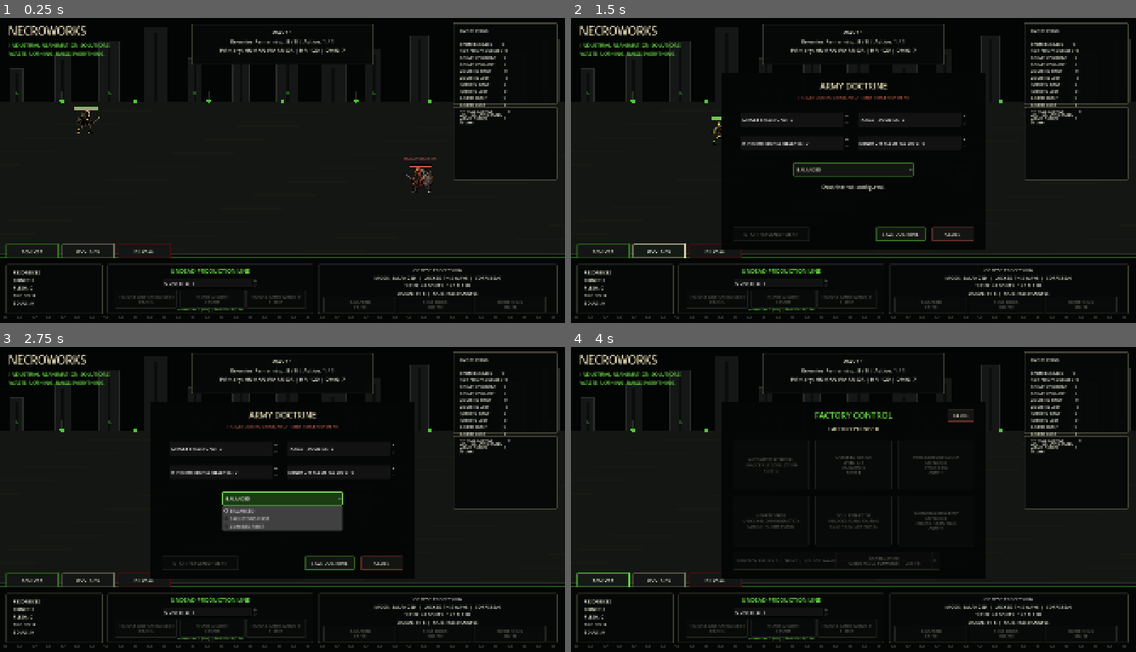
Above: before the commit, frames 1-4 (two rows, left to right).
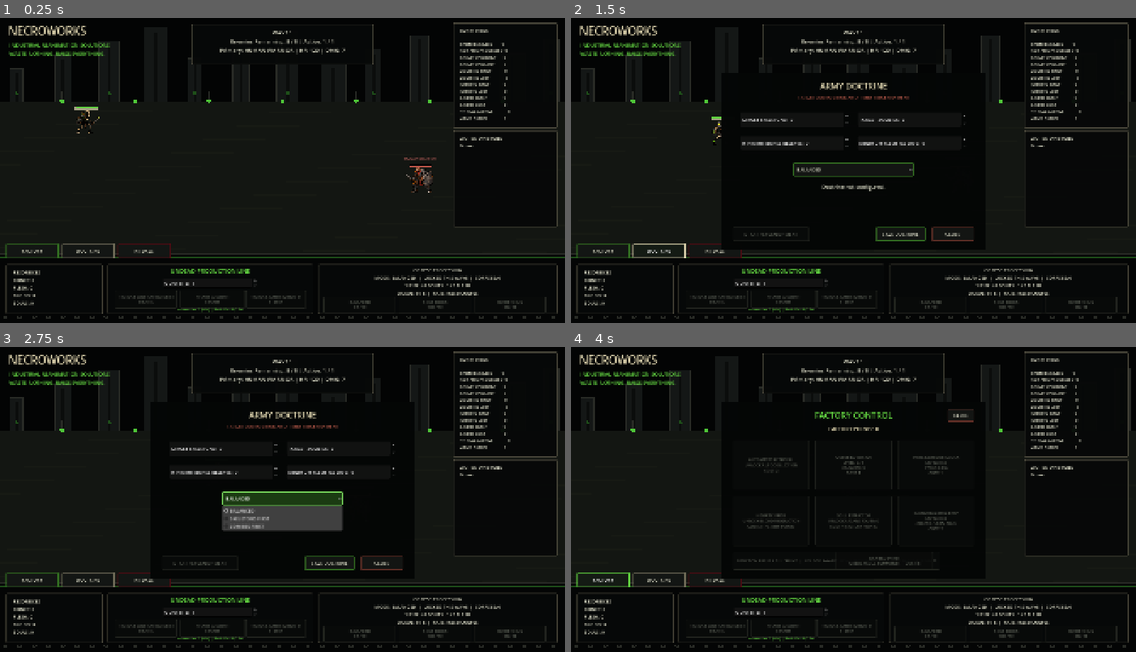
Above: after the commit, the same moments.

Repository: luizfelippe-dev/NecroWorks
Game: Godot game, scene res://main.tscn
Two runs of this game, one before a commit and one after it. Both use one fixed random seed, a clock stepped at 60 frames per second and the inputs below.
Inputs:
- Up to frame 1 (0.25 s): no input
- Up to frame 2 (1.5 s): click "FACTORY" at 0.5 s; click "DOCTRINE" at 1.25 s
- Up to frame 3 (2.75 s): click "BALANCED" at 2 s
- Up to frame 4 (4 s): click "RITUALS" at 2.75 s; click "FACTORY" at 3.5 s

The runs differ from the first frame. In frame 1, 0.7% of the frame differs, in the area x 80-99%, y 27-69%; in frame 2, 0.7%; in frame 3, 0.7%; in frame 4, 0.7%.

Commit message:
layout sinergy fix

Diff:
--- a/main.gd
+++ b/main.gd
@@ -7039,12 +7039,12 @@
 
 	synergy_label.position = Vector2(
 		1565.0,
-		320.0
+		400.0
 	)
 
 	synergy_label.size = Vector2(
 		305.0,
-		220.0
+		300.0
 	)
 
 	synergy_label.z_index = 100
@@ -7783,12 +7783,12 @@
 
 	create_hud_panel(
 		"MetricsPanel",
-		Rect2(1540.0, 18.0, 355.0, 280.0)
+		Rect2(1540.0, 18.0, 355.0, 360.0)
 	)
 
 	create_hud_panel(
 		"SynergyPanel",
-		Rect2(1540.0, 305.0, 355.0, 250.0)
+		Rect2(1540.0, 385.0, 355.0, 330.0)
 	)
 
 	resources_panel = create_hud_panel(
@@ -7835,7 +7835,7 @@
 	metrics_label = Label.new()
 	metrics_label.name = "MetricsLabel"
 	metrics_label.position = Vector2(1565.0, 35.0)
-	metrics_label.size = Vector2(305.0, 245.0)
+	metrics_label.size = Vector2(305.0, 325.0)
 	metrics_label.z_index = 100
 	metrics_label.add_theme_font_size_override("font_size", 14)
 	metrics_label.add_theme_color_override("font_color", UI_TEXT)
--- a/tests/visual/synergy_bounds_runner.gd
+++ b/tests/visual/synergy_bounds_runner.gd
@@ -23,7 +23,9 @@
 		game.SYNERGY_MEAT_SHIELD_PROTOCOL,
 		game.SYNERGY_CRIMSON_ASSEMBLY,
 		game.SYNERGY_PHANTOM_CONDUIT,
-		game.SYNERGY_DARK_REFINERY
+		game.SYNERGY_DARK_REFINERY,
+		game.SYNERGY_SOUL_FOUNDRY,
+		game.SYNERGY_OSSUARY_BALLISTICS
 	]
 	for synergy_id: String in synergy_ids:
 		game.active_synergies[synergy_id] = true
@@ -31,8 +33,23 @@
 	await process_frame
 
 
+	var metrics_panel: Control = game.get_node("MetricsPanel") as Control
 	var panel: Control = game.get_node("SynergyPanel") as Control
 	var label: Label = game.synergy_label
+	game.update_metrics_ui()
+	await process_frame
+	assert(
+		metrics_panel.position.y + metrics_panel.size.y
+		<= panel.position.y
+	)
+	assert(
+		game.metrics_label.size.y
+		>= game.metrics_label.get_combined_minimum_size().y
+	)
+	assert(
+		game.metrics_label.position.y + game.metrics_label.size.y
+		<= metrics_panel.position.y + metrics_panel.size.y
+	)
 	assert(label.get_line_count() == synergy_ids.size() + 1)
 	assert(label.size.y >= label.get_combined_minimum_size().y)
 	assert(label.position.y + label.size.y <= panel.position.y + panel.size.y)
Binary file changed: localization/ui.en.translation
Binary file changed: localization/ui.es.translation
Binary file changed: localization/ui.pt_BR.translation
